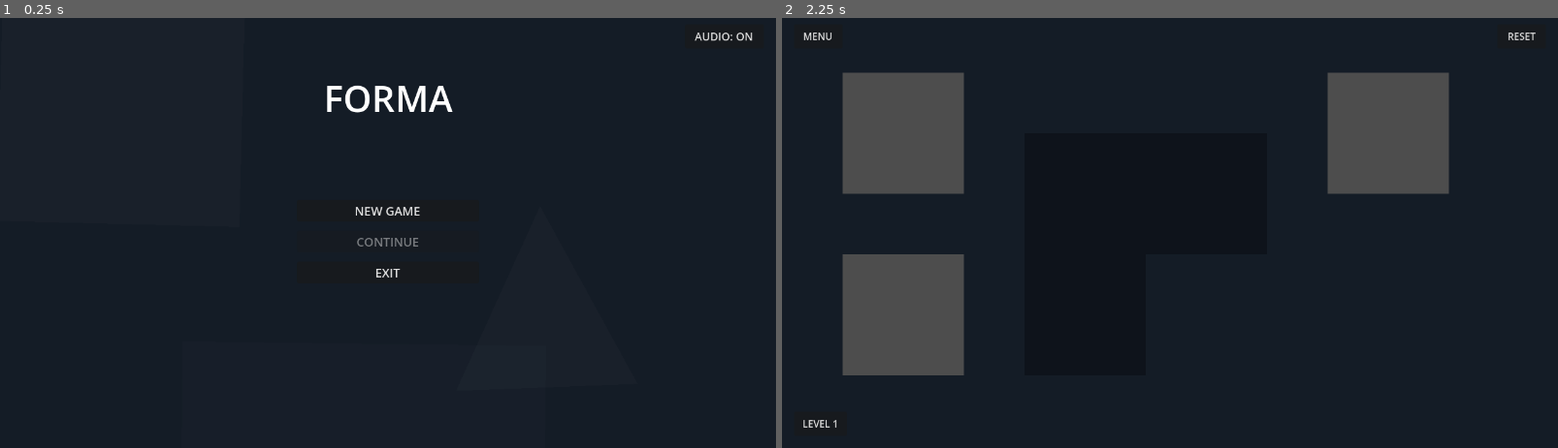
Above: before the commit, frames 1-2 (left to right).
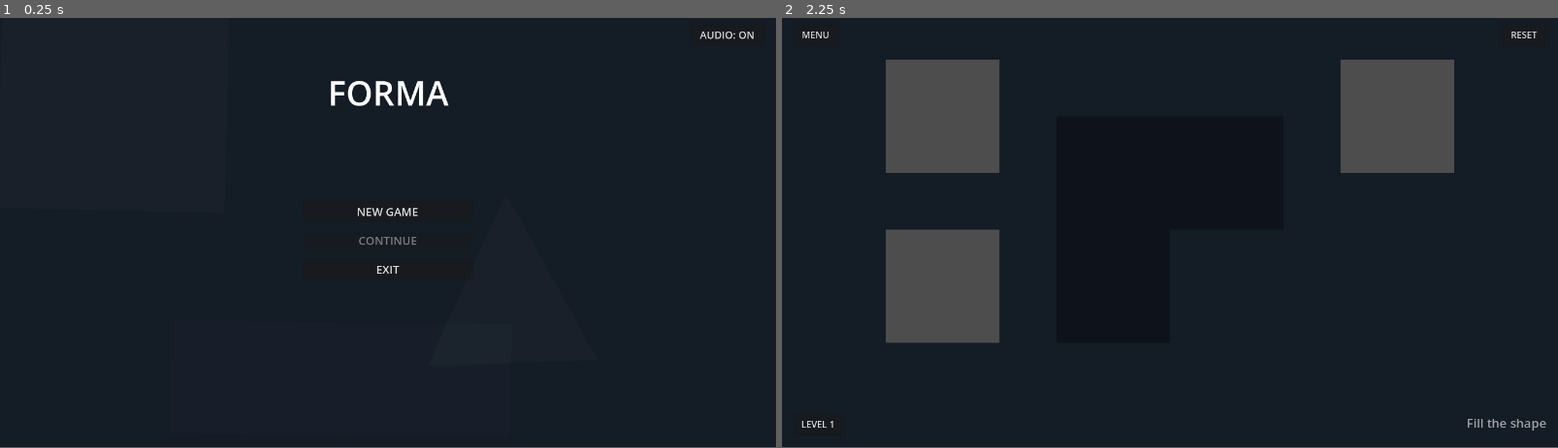
Above: after the commit, the same moments.

Repository: vaillant86/forma
Game: Godot game, scene res://main_menu.tscn
The game is run twice, just before and just after one commit, with the same random seed, the same clock (stepped at 60 frames per second) and the same inputs.
Inputs:
- Up to frame 1 (0.25 s): no input
- Up to frame 2 (2.25 s): click "NEW GAME" at 0.5 s; click "MENU" at 1.25 s; click "NEW GAME" at 2 s
In our replay, the window is 800x450 before the commit and 800x449 after it. These sizes can differ from the game's own. Grey fills any space a smaller window leaves; there, only what the larger window draws over its background counts as a difference.

The runs differ from the first frame. In frame 1, 1.0% of the frame differs, in the area x 42-98%, y 3-61%; in frame 2, 9.9%, in the area x 2-99%, y 3-96%.

Commit message:
Backup automatico

Diff:
--- /dev/null
+++ b/lev_15.tscn
@@ -0,0 +1,7 @@
+[gd_scene format=3 uid="uid://caxujh1o28qcf"]
+
+[ext_resource type="PackedScene" uid="uid://cfse02ut00ob3" path="res://base_level.tscn" id="1_oy3jm"]
+[ext_resource type="Script" uid="uid://dssa4xyyc01us" path="res://scripts/lev_15.gd" id="2_7ph68"]
+
+[node name="Livello 15" unique_id=1742480962 instance=ExtResource("1_oy3jm")]
+script = ExtResource("2_7ph68")
--- a/project.godot
+++ b/project.godot
@@ -22,8 +22,8 @@
 
 [display]
 
-window/size/viewport_width=1280
-window/size/viewport_height=720
+window/size/viewport_width=1366
+window/size/viewport_height=768
 
 [dotnet]
 
--- a/scripts/base_level.gd
+++ b/scripts/base_level.gd
@@ -22,7 +22,6 @@
 		calcola_griglia_automatica()
 		imposta_interfaccia()
 
-		# MEMORIA DI SESSIONE: Registra il livello attuale in inglese
 		SaveManager.current_level = _get_level_number()
 
 		gioco_attivo = true
@@ -142,7 +141,6 @@
 		SaveManager.save_data["livello_sbloccato"] = lv + 1
 		SaveManager.save_game()
 
-	# Se vince, punta al prossimo livello
 	SaveManager.current_level = lv + 1
 
 	gioco_attivo = false
--- a/scripts/lev_1.gd
+++ b/scripts/lev_1.gd
@@ -7,6 +7,7 @@
 		"grid_offset_y": 0.0
 	}
 	piece_scale = 1.0
+	tooltip_text = "Fill the shape"
 
 	create_sagoma(PackedVector2Array([
 		Vector2(400, 200), Vector2(800, 200), Vector2(800, 400),
--- a/scripts/lev_11.gd
+++ b/scripts/lev_11.gd
@@ -2,6 +2,7 @@
 
 func setup_level():
 	piece_scale = 0.75
+	tooltip_text = "Trust no one"
 
 	create_sagoma(PackedVector2Array([
 		Vector2(350, 150), Vector2(500, 150),
--- a/scripts/lev_12.gd
+++ b/scripts/lev_12.gd
@@ -2,7 +2,7 @@
 
 func setup_level():
 	piece_scale = 0.75
-	tooltip_text = "Be quiet please..."
+	tooltip_text = "Be quiet please"
 
 	create_sagoma(PackedVector2Array([
 		Vector2(350, 200),
--- a/scripts/lev_13.gd
+++ b/scripts/lev_13.gd
@@ -2,6 +2,7 @@
 
 func setup_level():
 	piece_scale = 0.75
+	tooltip_text = "Hidden in plain sight"
 
 	create_sagoma(PackedVector2Array([
 		Vector2(400, 200), Vector2(850, 200),
@@ -33,8 +34,7 @@
 	if is_instance_valid(trapezoid_node):
 		var pos = trapezoid_node.position
 		var rot = trapezoid_node.rotation_degrees
-
-		# Free the fake rectangle to balance the total alignment area
+		s
 		var fake_r = get_node_or_null("Pezzo_R2")
 		if is_instance_valid(fake_r):
 			fake_r.queue_free()
@@ -66,7 +66,6 @@
 		if not is_instance_valid(pezzo):
 			return false
 
-		# Check alignment within sagoma boundaries
 		var pos = pezzo.global_position
 		if pos.x < 390 or pos.x > 860 or pos.y < 190 or pos.y > 510:
 			return false
--- a/scripts/lev_14.gd
+++ b/scripts/lev_14.gd
@@ -6,16 +6,16 @@
 
 func setup_level():
 	piece_scale = 1.0
-	tooltip_text = "Press it!"
+	tooltip_text = "Memory is your only friend"
 
 	var punti_sagoma = PackedVector2Array([
-		Vector2(650, 200),  # Punta del tetto
-		Vector2(750, 300),  # Base tetto destra
-		Vector2(850, 300),  # Angolo corpo destra in alto
-		Vector2(850, 500),  # Angolo corpo destra in basso
-		Vector2(450, 500),  # Angolo corpo sinistra in basso
-		Vector2(450, 300),  # Angolo corpo sinistra in alto
-		Vector2(550, 300),  # Base tetto sinistra
+		Vector2(650, 200),
+		Vector2(750, 300),
+		Vector2(850, 300),
+		Vector2(850, 500),
+		Vector2(450, 500),
+		Vector2(450, 300),
+		Vector2(550, 300),
 	])
 	create_sagoma(punti_sagoma)
 
@@ -41,7 +41,6 @@
 	bottone_start.custom_minimum_size = Vector2(150, 50)
 	bottone_start.pressed.connect(_on_btn_start_pressed)
 	$UI.add_child(bottone_start)
-
 func _on_btn_start_pressed():
 	if sfida_iniziata:
 		return
--- /dev/null
+++ b/scripts/lev_15.gd
@@ -0,0 +1,72 @@
+extends "res://scripts/level_template.gd"
+
+var magnet_center: Vector2 = Vector2(640, 360)
+var magnet_strength: float = 150.0
+var active_pieces: Array = []
+
+var slots: Array[Vector2] = [
+	Vector2(440, 360),
+	Vector2(640, 360),
+	Vector2(840, 360)
+]
+var snap_threshold: float = 25.0
+
+func setup_level():
+	piece_scale = 1.0
+	tooltip_text = "Opposites attract"
+
+	var punti_sagoma = PackedVector2Array([
+		Vector2(340, 260),
+		Vector2(940, 260),
+		Vector2(940, 460),
+		Vector2(340, 460)
+	])
+	create_sagoma(punti_sagoma)
+
+	spawn_quadrato("Pezzo_1", Vector2(340, 200))
+	spawn_quadrato("Pezzo_2", Vector2(640, 600))
+	spawn_quadrato("Pezzo_3", Vector2(940, 200))
+
+func _ready():
+	super._ready()
+	await get_tree().process_frame
+
+	for n in get_children():
+		if n.name.begins_with("Pezzo_"):
+			active_pieces.append(n)
+
+func _process(delta):
+	super._process(delta)
+	for pezzo in active_pieces:
+		if "trascinamento" in pezzo and pezzo.trascinamento:
+			continue
+
+		var snapped: bool = false
+		for target_pos in slots:
+			if pezzo.position.distance_to(target_pos) < snap_threshold:
+				pezzo.position = target_pos
+				snapped = true
+				break
+
+		if snapped:
+			continue
+
+		var direction = (magnet_center - pezzo.position).normalized()
+		pezzo.position += direction * magnet_strength * delta
+
+func controlla_vittoria() -> bool:
+	for pezzo in active_pieces:
+		if "trascinamento" in pezzo and pezzo.trascinamento:
+			return false
+
+	var occupied_slots: int = 0
+	for target_pos in slots:
+		for pezzo in active_pieces:
+			if pezzo.position.distance_to(target_pos) < 2.0:
+				occupied_slots += 1
+				break
+
+	if occupied_slots < slots.size():
+		return false
+
+	return super.controlla_vittoria()
--- a/scripts/lev_2.gd
+++ b/scripts/lev_2.gd
@@ -7,6 +7,7 @@
 		"grid_offset_y": 0.0
 	}
 	piece_scale = 1.0
+	tooltip_text = "Every corner counts"
 
 	create_sagoma(PackedVector2Array([
 		Vector2(300, 200), Vector2(900, 200), Vector2(900, 400),
--- a/scripts/lev_4.gd
+++ b/scripts/lev_4.gd
@@ -7,6 +7,7 @@
 		"grid_offset_y": 0.0
 	}
 	piece_scale = 0.75
+	tooltip_text = "A new piece joins the party"
 
 	create_sagoma(PackedVector2Array([
 		Vector2(426, 124),
--- a/scripts/lev_5.gd
+++ b/scripts/lev_5.gd
@@ -2,6 +2,7 @@
 
 func setup_level():
 	piece_scale = 0.75
+	tooltip_text = "Step by step"
 
 	create_sagoma(PackedVector2Array([
 		Vector2(351, 549),
--- a/scripts/lev_7.gd
+++ b/scripts/lev_7.gd
@@ -2,6 +2,7 @@
 
 func setup_level():
 	piece_scale = 0.75
+	tooltip_text = "Find the right angle"
 
 	create_sagoma(PackedVector2Array([
 		Vector2(501, 174),
--- a/scripts/lev_8.gd
+++ b/scripts/lev_8.gd
@@ -15,9 +15,9 @@
 		Vector2(351, 249)
 	]))
 
-	spawn_l_shape("Pezzo_L", Vector2(250, 450), 180)
+	spawn_l_shape("Pezzo_L", Vector2(250, 350), 180)
 	spawn_rettangolo("Pezzo_Rect", Vector2(1000, 250), 90)
-	spawn_quadrato("Pezzo_Q1", Vector2(150, 200))
+	spawn_quadrato("Pezzo_Q1", Vector2(150, 100))
 	spawn_quadrato("Pezzo_Q2", Vector2(1000, 450))
-	spawn_triangolo("Falso_T1", Vector2(550, 650), 0)
+	spawn_triangolo("Falso_T1", Vector2(400, 50), 0)
 	spawn_triangolo("Falso_T2", Vector2(1050, 100), 180)
--- a/scripts/lev_9.gd
+++ b/scripts/lev_9.gd
@@ -2,6 +2,7 @@
 
 func setup_level():
 	piece_scale = 0.75
+	tooltip_text = "Leave something behind"
 
 	create_sagoma(PackedVector2Array([
 		Vector2(351, 549),
--- a/scripts/level_template.gd
+++ b/scripts/level_template.gd
@@ -17,6 +17,9 @@
 ## Tooltip message (optional)
 var tooltip_text: String = ""
 
+## Sagoma position offset (will be calculated to center the shape)
+var sagoma_offset: Vector2 = Vector2.ZERO
+
 # ============================================================================
 # OVERRIDE THIS FUNCTION IN EACH LEVEL
 # ============================================================================
@@ -46,6 +49,9 @@
 	# Call level-specific setup
 	setup_level()
 
+	# Center the sagoma (must be called after setup_level)
+	center_sagoma()
+
 	# Add tooltip if provided
 	if tooltip_text != "":
 		add_tooltip(tooltip_text)
@@ -59,7 +65,42 @@
 	var sagoma = Polygon2D.new()
 	sagoma.color = Color(0, 0, 0, 0.3)
 	sagoma.polygon = points
+	sagoma.name = "Sagoma"  # Give it a name for easy retrieval
 	add_child(sagoma)
+	return sagoma
+
+func center_sagoma():
+	var sagoma = get_node_or_null("Sagoma")
+	if sagoma == null:
+		return
+
+	var viewport_center = Vector2(683, 384)
+
+	# Calculate centroid of the sagoma polygon
+	var centroid = _calculate_polygon_centroid(sagoma.polygon)
+
+	# Calculate offset to center the sagoma
+	var offset = viewport_center - centroid
+
+	# Apply offset to sagoma
+	sagoma.position += offset
+	sagoma_offset = offset
+
+	# Also offset all pieces by the same amount
+	for child in get_children():
+		if child.name.begins_with("Pezzo_") or child.name.begins_with("Falso_"):
+			child.position += offset
+
+func _calculate_polygon_centroid(polygon: PackedVector2Array) -> Vector2:
+	"""Calculate the centroid (center point) of a polygon."""
+	if polygon.is_empty():
+		return Vector2.ZERO
+
+	var sum = Vector2.ZERO
+	for point in polygon:
+		sum += point
+
+	return sum / polygon.size()
 
 # ============================================================================
 # SPAWN FUNCTIONS - STANDARDIZED
@@ -128,14 +169,24 @@
 # UI HELPERS
 # ============================================================================
 
-func add_tooltip(text: String, position: Vector2 = Vector2(900, 660)):
-	"""Add a tooltip label to the level."""
+func add_tooltip(text: String, position: Vector2 = Vector2.ZERO):
+	"""Add a tooltip label to the level, aligned to the right with 20px margin."""
 	var tip = Label.new()
 	tip.text = text
 	tip.add_theme_font_size_override("font_size", 22)
 	tip.add_theme_color_override("font_color", Color(1.0, 1.0, 1.0, 0.6))
-	tip.position = position
+
 	add_child(tip)
+
+	await get_tree().process_frame
+
+	var right_margin = 20
+	var label_width = tip.get_minimum_size().x
+	var x_position = 1366 - label_width - right_margin
+
+	var y_position = position.y if position.y != 0 else 710
+
+	tip.position = Vector2(x_position, y_position)
 
 # ============================================================================
 # CUSTOM WIN CONDITIONS - Override in specific levels
--- a/scripts/main_menu.gd
+++ b/scripts/main_menu.gd
@@ -1,11 +1,9 @@
 extends Control
 
 func _ready():
-	# 1. Se siamo appena entrati nel gioco da zero, allineiamo current_level al massimo sbloccato
 	if SaveManager.current_level == 1 and SaveManager.save_data["livello_sbloccato"] > 1:
 		SaveManager.current_level = SaveManager.save_data["livello_sbloccato"]
 
-	# 2. Mostriamo sul pulsante il livello CORRENTE da dove l'utente deve davvero riprendere
 	if SaveManager.save_data.has("livello_sbloccato") and SaveManager.save_data["livello_sbloccato"] > 1:
 		$VBoxContainer/BtnContinua.disabled = false
 		$VBoxContainer/BtnContinua.text = "CONTINUE (Level " + str(SaveManager.current_level) + ")"
@@ -15,12 +13,11 @@
 
 func _on_btn_nuova_partita_pressed():
 	SaveManager.save_data["livello_sbloccato"] = 1
-	SaveManager.current_level = 1 # Resetta anche il livello corrente!
+	SaveManager.current_level = 1
 	SaveManager.save_game()
 	get_tree().change_scene_to_file("res://lev_1.tscn")
 
 func _on_btn_continua_pressed():
-	# La logica qui è già perfetta e pulita
 	var path = "res://lev_" + str(SaveManager.current_level) + ".tscn"
 	if ResourceLoader.exists(path):
 		get_tree().change_scene_to_file(path)
--- a/scripts/square.gd
+++ b/scripts/square.gd
@@ -7,7 +7,7 @@
 var raggio_pezzo = 50
 
 func _ready():
-	modulate = Color(0.30, 0.30, 0.30) # GRIGIO SCURO
+	modulate = Color(0.30, 0.30, 0.30)
 
 func _setup_shape(vertici: PackedVector2Array) -> void:
 	var poly = Polygon2D.new()
Not shown, added: scripts/lev_15.gd.uid
